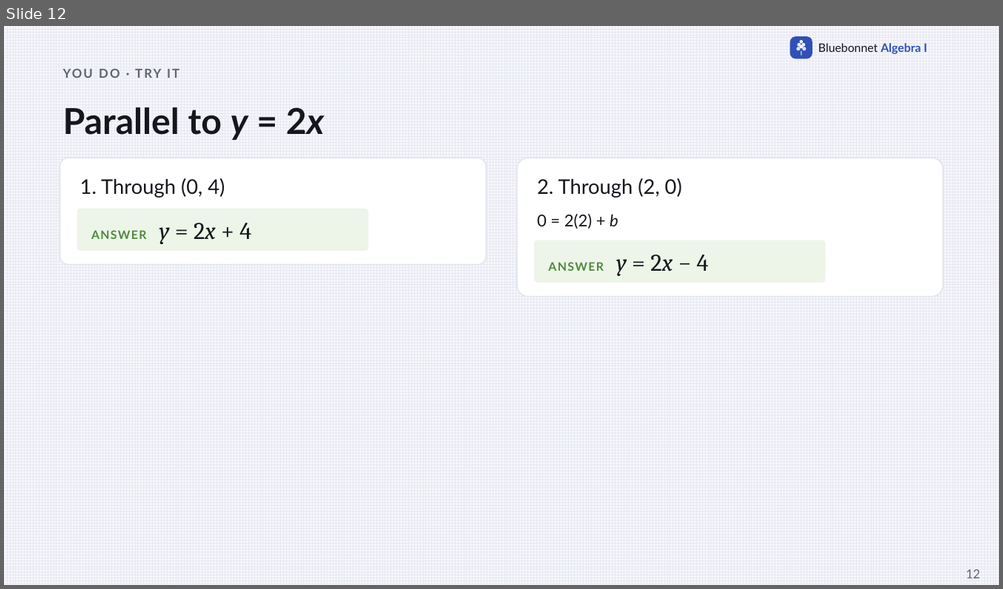
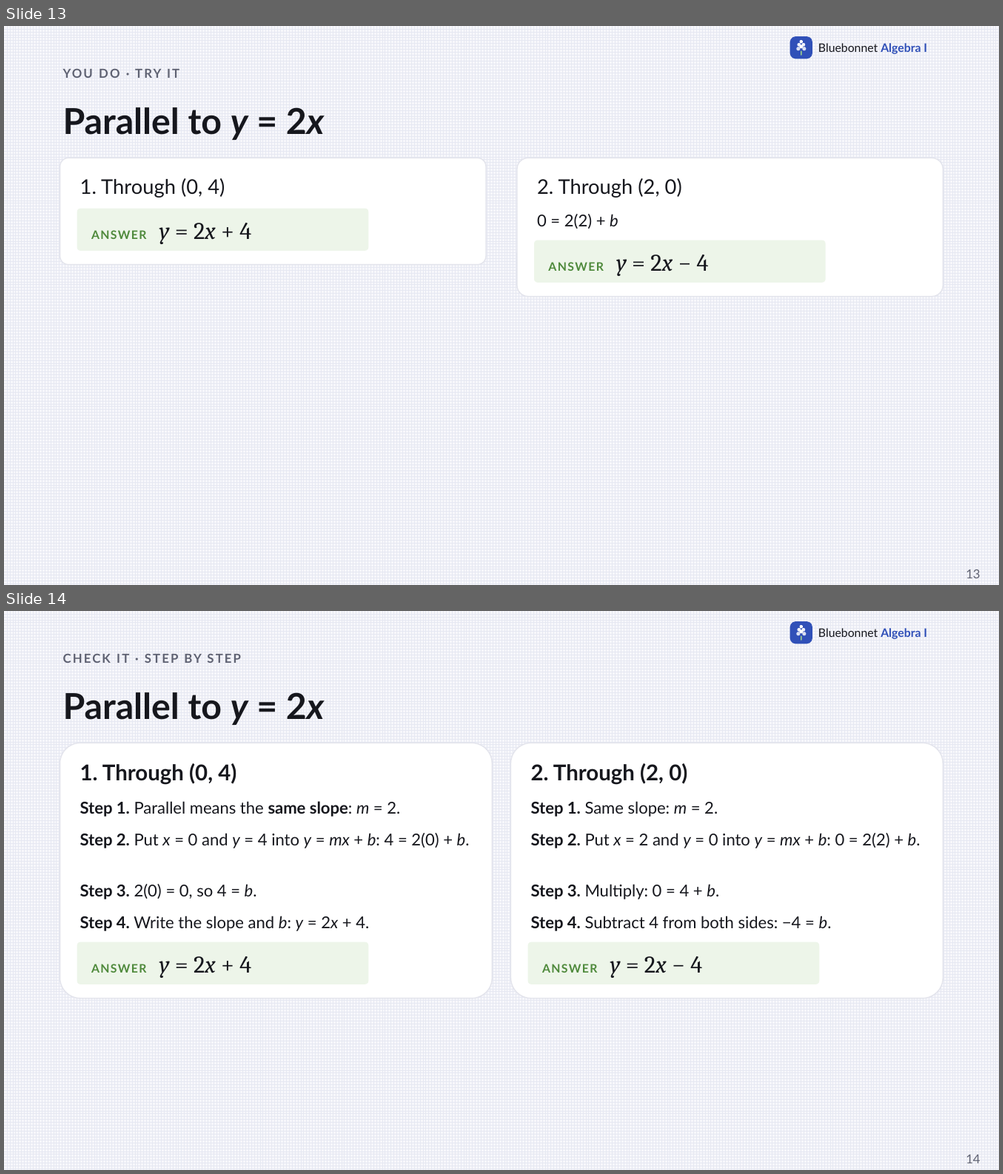
Before and after one commit to Apolloat2022/Algebra1M2U1L4, a slide deck: IEP/t2-lesson1-transforming-linear-functions-IEP.pptx. Shown one above the other, each under a label of ours: slide 12 before the commit, slides 13 and 14 after it. The pictures are 1003x589 and 1003x1174 pixels, drawn with LibreOffice and Linux fonts; fonts in the diff are those of the drawing. Boxes give left, top, right and bottom in pixels: in the first picture for what was removed or moved away, otherwise in the second. Text is boxed around its words. In the diff, an @@ line names an element or a change of style, - is before the commit and + after.

```diff
--- a/IEP/t2-lesson1-transforming-linear-functions-IEP.pptx
+++ b/IEP/t2-lesson1-transforming-linear-functions-IEP.pptx
@@ slide 14 added at bbox=[4, 611, 999, 1170], background pattern #E6E8F2 on #F7F7FB; not listed: 9 template elements that a slide beside it also shows @@
@@ text added at bbox=[184, 654, 202, 663], 12 pt, text #5F6272, bold @@
+CHECK IT · STEP BY STEP
@@ text added at bbox=[63, 692, 324, 725], 34.5 pt, text #16171D, bold @@
+Parallel to y = 2x
@@ rounded rectangle added at bbox=[60, 743, 492, 999], fill #FFFFFF, outline #E3E4EC 1 pt @@
@@ rounded rectangle added at bbox=[511, 743, 942, 999], fill #FFFFFF, outline #E3E4EC 1 pt @@
@@ text added at bbox=[80, 763, 236, 785], 21 pt, text #16171D, bold @@
+1. Through (0, 4)
@@ text added at bbox=[531, 763, 687, 785], 21 pt, text #16171D, bold @@
+2. Through (2, 0)
@@ text added at bbox=[80, 801, 400, 817], 15.8 pt, text #16171D @@
+Step 1. Parallel means the same slope: m = 2.
@@ text added at bbox=[531, 801, 717, 817], 15.8 pt, text #16171D @@
+Step 1. Same slope: m = 2.
@@ text added at bbox=[80, 833, 469, 849], 15.8 pt, text #16171D @@
+Step 2. Put x = 0 and y = 4 into y = mx + b: 4 = 2(0) + b.
@@ text added at bbox=[531, 833, 920, 849], 15.8 pt, text #16171D @@
+Step 2. Put x = 2 and y = 0 into y = mx + b: 0 = 2(2) + b.
@@ text added at bbox=[80, 884, 257, 900], 15.8 pt, text #16171D @@
+Step 3. 2(0) = 0, so 4 = b.
@@ text added at bbox=[531, 884, 719, 900], 15.8 pt, text #16171D @@
+Step 3. Multiply: 0 = 4 + b.
@@ text added at bbox=[80, 916, 369, 931], 15.8 pt, text #16171D @@
+Step 4. Write the slope and b: y = 2x + 4.
@@ text added at bbox=[531, 916, 831, 931], 15.8 pt, text #16171D @@
+Step 4. Subtract 4 from both sides: −4 = b.
@@ rounded rectangle added at bbox=[77, 943, 369, 985], fill #EDF5E9, 11.2 pt, text #4F8A3C, bold @@
+ANSWER y = 2x + 4
@@ rounded rectangle added at bbox=[528, 943, 819, 985], fill #EDF5E9, 11.2 pt, text #4F8A3C, bold @@
+ANSWER y = 2x − 4
@@ page number added at bbox=[965, 1155, 979, 1164], 12 pt, text #5F6272 @@
+14
@@ what was slide 12 is now slide 13 @@
@@ page number at bbox=[965, 570, 979, 579]: text changed @@
-12
+13
```
Also in this commit, not shown: 1 other slide added, 17 other files.
